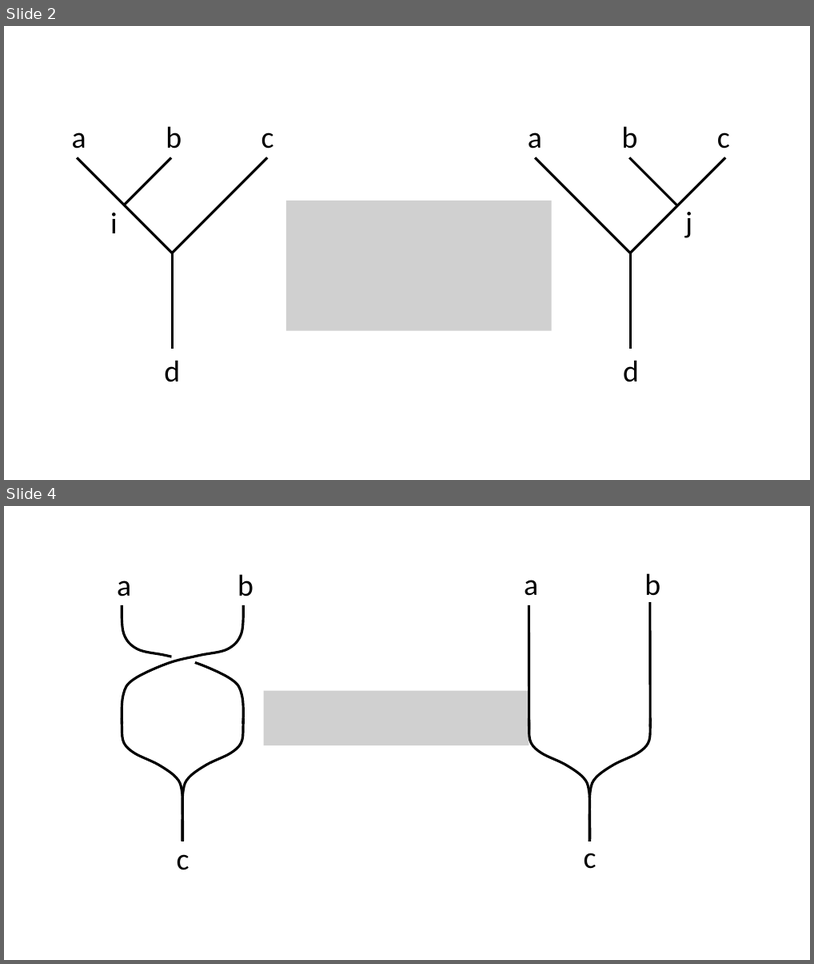
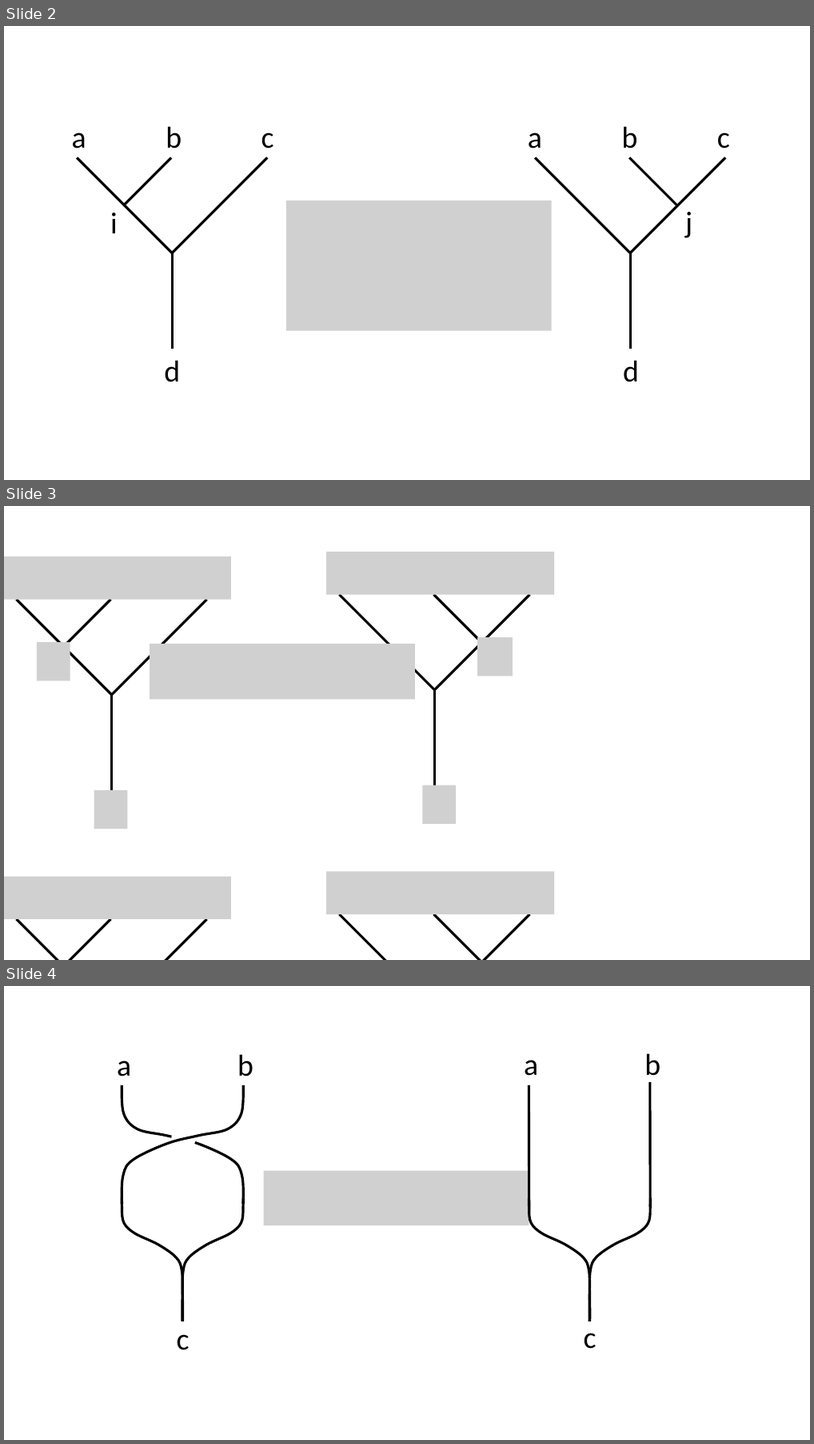
Before and after one commit to yk-liu/yk-liu.github.io, a slide deck: _posts/2019-05-14-Introduction-to-QC-and-TQC-Ising-Anyons/assets/pics.source.pptx. Shown one above the other, each under a label of ours: slides 2 and 4 before the commit, slides 2, 3 and 4 after it; the slides between them are not shown. The pictures are 814x964 and 814x1444 pixels, drawn with LibreOffice and Linux fonts; fonts in the diff are those of the drawing; grey boxes stand for pictures; background and template pictures are left out. Boxes give left, top, right and bottom in pixels: in the first picture for what was removed or moved away, otherwise in the second. Text is boxed around its words. In the diff, an @@ line names an element or a change of style, - is before the commit and + after.

```diff
--- a/_posts/2019-05-14-Introduction-to-QC-and-TQC-Ising-Anyons/assets/pics.source.pptx
+++ b/_posts/2019-05-14-Introduction-to-QC-and-TQC-Ising-Anyons/assets/pics.source.pptx
@@ slide 3 added at [4, 506, 810, 960], background #FFFFFF @@
@@ picture added at [326, 552, 554, 595] @@
@@ picture added at [4, 557, 231, 600] @@
@@ line added from (17, 599) to (112, 695), #000000 3 pt @@
@@ line added from (111, 599) to (63, 647), #000000 3 pt @@
@@ line added from (112, 695) to (206, 599), #000000 3 pt @@
@@ line added from (340, 594) to (434, 690), #000000 3 pt @@
@@ line added from (434, 690) to (530, 594), #000000 3 pt @@
@@ line added from (434, 594) to (482, 642), #000000 3 pt @@
@@ picture added at [37, 642, 70, 681] @@
@@ picture added at [150, 644, 415, 699] @@
@@ picture added at [478, 637, 513, 676] @@
@@ line added from (112, 695) to (112, 790), #000000 3 pt @@
@@ line added from (434, 690) to (434, 785), #000000 3 pt @@
@@ picture added at [94, 790, 127, 828] @@
@@ picture added at [422, 785, 456, 824] @@
@@ picture added at [4, 876, 231, 919] @@
@@ picture added at [326, 872, 554, 914] @@
@@ line added from (17, 919) to (112, 960), #000000 3 pt @@
@@ line added from (111, 919) to (63, 960), #000000 3 pt @@
@@ line added from (112, 960) to (206, 919), #000000 3 pt @@
@@ line added from (340, 914) to (434, 960), #000000 3 pt @@
@@ line added from (434, 960) to (530, 914), #000000 3 pt @@
@@ line added from (434, 914) to (482, 960), #000000 3 pt @@
```
Also in this commit, not shown: 1 slide removed, 2 other files.
